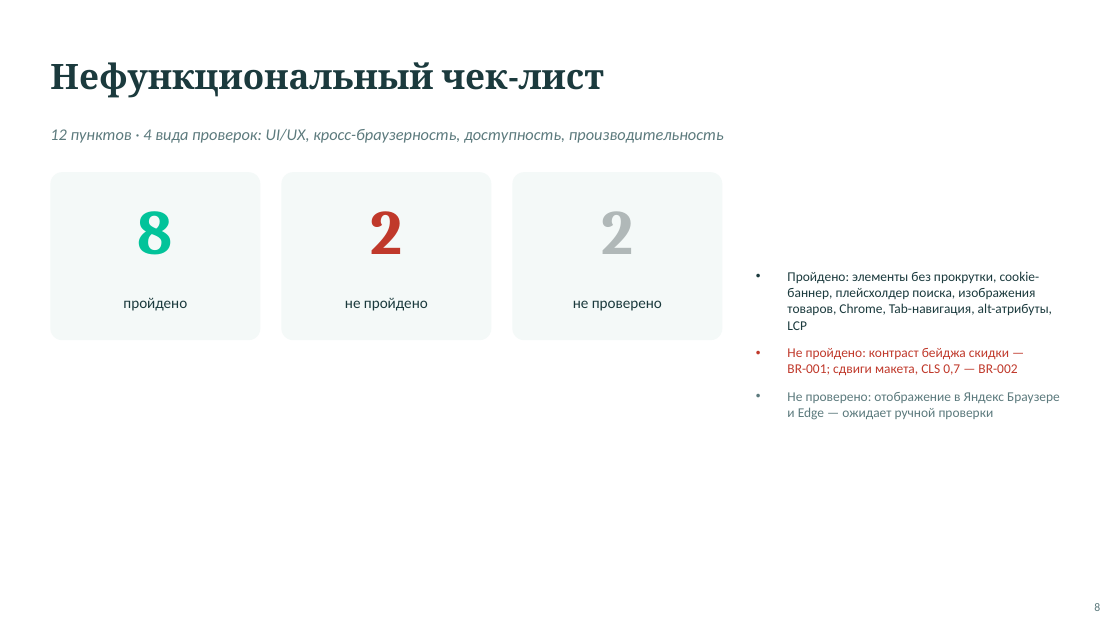
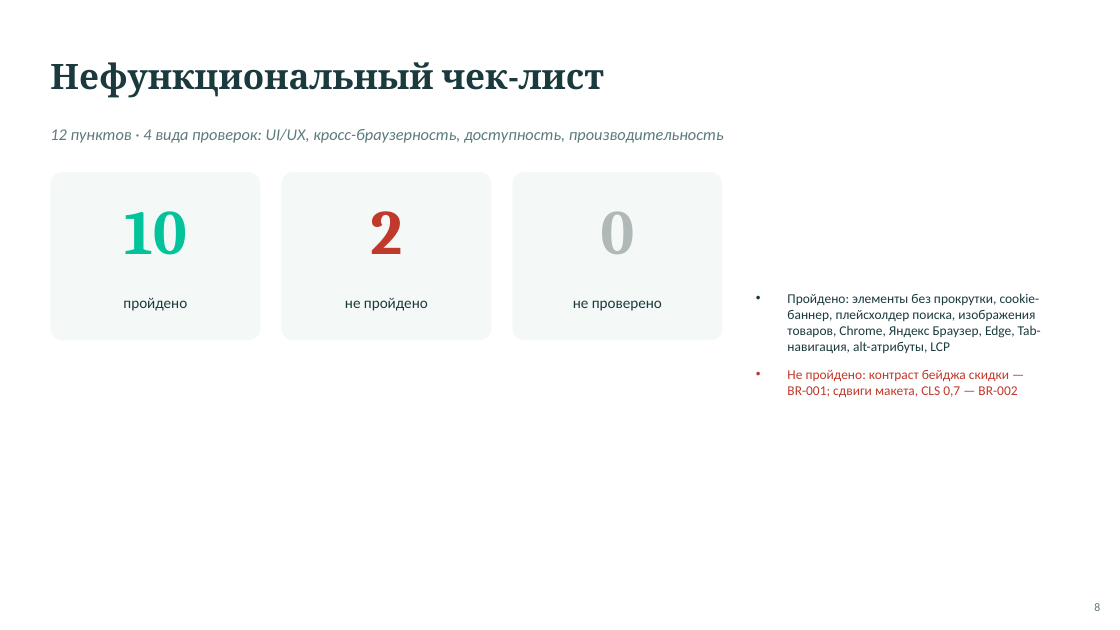
Before and after one commit to Gera-lang405/skypro-diploma-automation, a slide deck: slide 8 of diploma_presentation.pptx. Drawn at 1120x630 pixels with LibreOffice and Linux fonts; fonts in the diff are those of the drawing. Boxes give left, top, right and bottom in pixels: in the first picture for what was removed or moved away, otherwise in the second. Text is boxed around its words. In the diff, an @@ line names an element or a change of style, - is before the commit and + after.

Commit message:
Чек-лист: проверка в Edge и Яндекс Браузере пройдена (10 из 12)

```diff
--- a/diploma_presentation.pptx
+++ b/diploma_presentation.pptx
@@ text at (x1=124, y1=211, x2=186, y2=255): text changed @@
-8
+10
@@ text at (x1=601, y1=211, x2=635, y2=254): text changed @@
-2
+0
@@ text at (x1=787, y1=293, x2=1041, y2=353): text changed @@
-• Пройдено: элементы без прокрутки, cookie-баннер, плейсхолдер поиска, изображения товаров, Chrome, Tab-навигация, alt-атрибуты, LCP
+• Пройдено: элементы без прокрутки, cookie-баннер, плейсхолдер поиска, изображения товаров, Chrome, Яндекс Браузер, Edge, Tab-навигация, alt-атрибуты, LCP
@@ text at (x1=787, y1=392, x2=1060, y2=420): paragraph removed @@
-• Не проверено: отображение в Яндекс Браузере и Edge — ожидает ручной проверки
```
Also in this commit, not shown: 1 other file.
